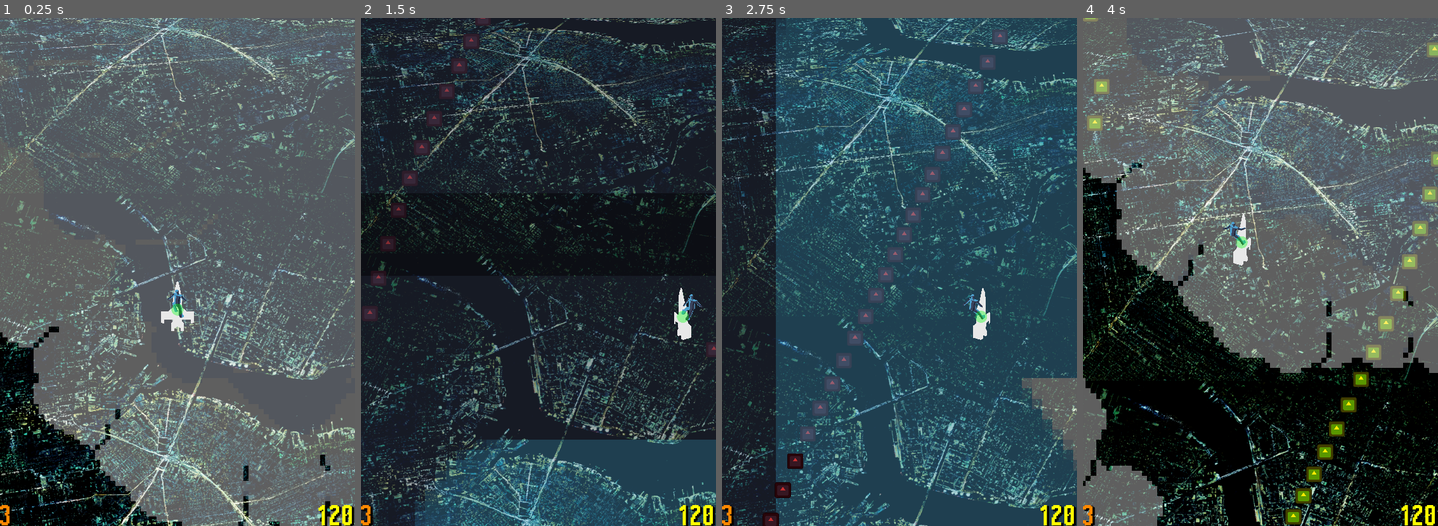
Above: before the commit, frames 1-4 (left to right).
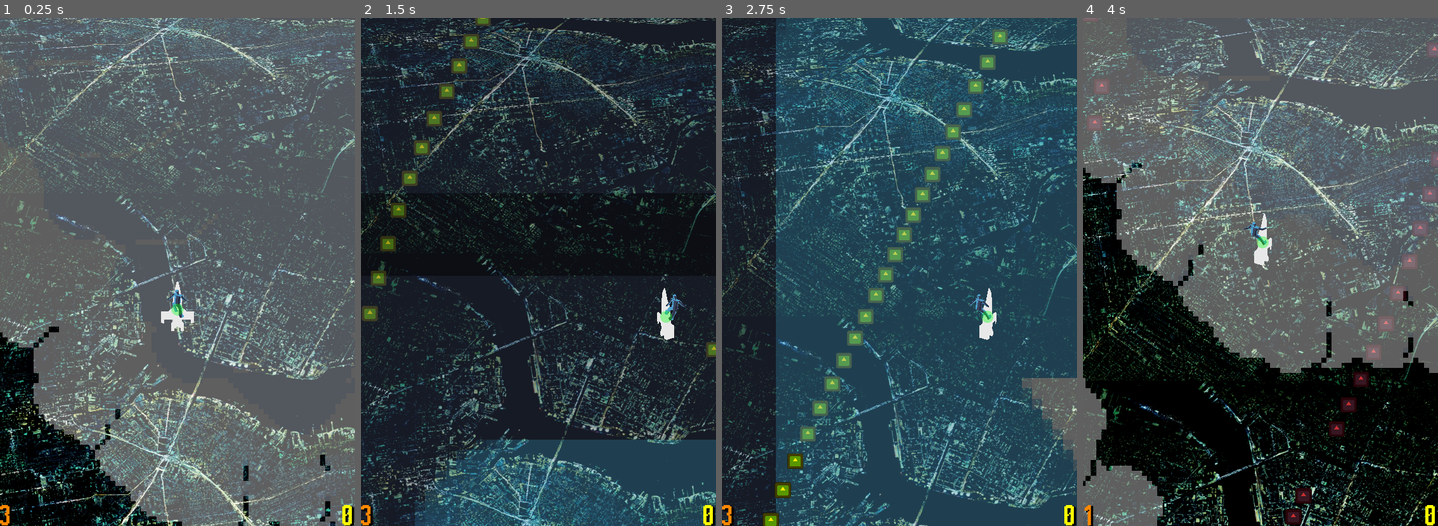
Above: after the commit, the same moments.

Repository: crayonmelon/bigmodejam
Game: Godot game, scene res://scenes/Main_Game.tscn
Same seed, same stepped clock (60 frames per second), same inputs: the game is played once before the commit and once after it. The project has no main scene, so this scene is started directly. The engine's default icon, where the game draws it, is replaced by a stand-in: a white triangle on a blue panel in a dark square.
Inputs:
- Up to frame 1 (0.25 s): no input
- Up to frame 2 (1.5 s): hold D (RIGHT) 0.53-1.28 s; hold Space (SHOOT) 0.53-1.28 s; hold S (DOWN) from 1.28 s (still down); tap E (SWAP) at 1.35 s
- Up to frame 3 (2.75 s): release S (DOWN) at 2.03 s; hold D (RIGHT) from 2.03 s (still down); hold Space (SHOOT) from 2.03 s (still down)
- Up to frame 4 (4 s): release D (RIGHT) at 2.78 s; release Space (SHOOT) at 2.78 s; hold W (UP) 2.78-3.53 s; tap E (SWAP) at 2.85 s; hold A (LEFT) from 3.53 s (still down); hold Space (SHOOT) from 3.53 s (still down)

The runs differ from the first frame. In frame 1, 0.2% of the frame differs, in the area x 89-97%, y 95-100%; in frame 2, 2.2%; in frame 3, 3.3%, in the area x 11-97%, y 2-100%; in frame 4, 3.0%.

Commit message:
enemy and coin collision sorted

Diff:
--- /dev/null
+++ b/scenes/HitArea.gd
@@ -0,0 +1,12 @@
+extends Area3D
+
+func _on_area_entered(area):
+
+	if area.collision_layer == 2:
+		GameManager._chainge_health_val(-1)
+	elif area.collision_layer == 4:
+		GameManager._chainge_coin_val(1)
+	else:
+		return
+
+	area.queue_free()
--- a/scenes/Main_Game.tscn
+++ b/scenes/Main_Game.tscn
@@ -1,13 +1,15 @@
-[gd_scene load_steps=18 format=3 uid="uid://dmb5wisxuvxdi"]
+[gd_scene load_steps=20 format=3 uid="uid://cipvv00ugvtnm"]
 
 [ext_resource type="PackedScene" uid="uid://cpnbohmnn2bop" path="res://scenes/player.tscn" id="1_j12px"]
-[ext_resource type="Texture2D" uid="uid://ds2fu658sjuy0" path="res://sprites/Citymap001.png" id="2_p2oiy"]
+[ext_resource type="Texture2D" uid="uid://fkmovwrn6mp4" path="res://sprites/Citymap001.png" id="2_p2oiy"]
 [ext_resource type="Script" path="res://scripts/TextureScroll.gd" id="3_q0y32"]
-[ext_resource type="Texture2D" uid="uid://cbl4b722hcnew" path="res://sprites/Cloud_layer_002.png" id="4_5jvtx"]
-[ext_resource type="Texture2D" uid="uid://jvhec3shcns7" path="res://sprites/Cloud_layer_001.png" id="4_kgx1p"]
-[ext_resource type="Texture2D" uid="uid://do6jkd6vp742o" path="res://sprites/icon.svg" id="5_7f0eh"]
+[ext_resource type="Texture2D" uid="uid://dt0srnvy2x5of" path="res://sprites/Cloud_layer_002.png" id="4_5jvtx"]
+[ext_resource type="Texture2D" uid="uid://c75cgqinalvl5" path="res://sprites/Cloud_layer_001.png" id="4_kgx1p"]
+[ext_resource type="Texture2D" uid="uid://b282n846usqle" path="res://sprites/icon.svg" id="5_7f0eh"]
 [ext_resource type="PackedScene" uid="uid://47oueet4y5dn" path="res://scenes/enemy_path.tscn" id="6_bhilo"]
-[ext_resource type="FontFile" uid="uid://c2esusx06bivb" path="res://font/Starting Machine.ttf" id="8_8aska"]
+[ext_resource type="FontFile" uid="uid://c8v3m21p1rqhp" path="res://font/Starting Machine.ttf" id="8_8aska"]
+[ext_resource type="Script" path="res://scenes/Update_coin_text.gd" id="10_wd8cs"]
+[ext_resource type="Script" path="res://scenes/UpdateHealthText.gd" id="11_2nh5u"]
 
 [sub_resource type="Environment" id="Environment_0mt7r"]
 ambient_light_source = 2
@@ -177,6 +179,7 @@
 text = "120"
 horizontal_alignment = 2
 vertical_alignment = 1
+script = ExtResource("10_wd8cs")
 
 [node name="Health" type="Label" parent="CanvasLayer"]
 texture_filter = 1
@@ -196,3 +199,4 @@
 theme_override_font_sizes/font_size = 16
 text = "3"
 vertical_alignment = 1
+script = ExtResource("11_2nh5u")
--- a/scenes/MoveDownScreen.gd
+++ b/scenes/MoveDownScreen.gd
@@ -14,8 +14,8 @@
 func _mode_swap(is_heaven):
 
 	if is_heaven:
+		collision_layer = 4
+		$Sprite3D.modulate = Color.GOLD
+	else:
 		collision_layer = 2
 		$Sprite3D.modulate = Color.BROWN
-	else:
-		collision_layer = 4
-		$Sprite3D.modulate = Color.GOLD
--- /dev/null
+++ b/scenes/UpdateHealthText.gd
@@ -0,0 +1,8 @@
+extends Label
+
+func _ready():
+	update_text()
+	GameManager.Health_Updated.connect(update_text)
+
+func update_text():
+	text = str(GameManager.health)
--- /dev/null
+++ b/scenes/Update_C.gd
@@ -0,0 +1,11 @@
+extends CanvasLayer
+
+
+# Called when the node enters the scene tree for the first time.
+func _ready():
+	pass # Replace with function body.
+
+
+# Called every frame. 'delta' is the elapsed time since the previous frame.
+func _process(delta):
+	pass
--- /dev/null
+++ b/scenes/Update_coin_text.gd
@@ -0,0 +1,8 @@
+extends Label
+
+func _ready():
+	update_text()
+	GameManager.Coin_Updated.connect(update_text)
+
+func update_text():
+	text = str(GameManager.coin)
--- a/scenes/player.tscn
+++ b/scenes/player.tscn
@@ -1,13 +1,14 @@
-[gd_scene load_steps=30 format=3 uid="uid://cpnbohmnn2bop"]
+[gd_scene load_steps=31 format=3 uid="uid://cpnbohmnn2bop"]
 
 [ext_resource type="Script" path="res://scripts/PlayerController.gd" id="1_0vmp4"]
-[ext_resource type="Texture2D" uid="uid://do6jkd6vp742o" path="res://sprites/icon.svg" id="2_xde30"]
+[ext_resource type="Texture2D" uid="uid://b282n846usqle" path="res://sprites/icon.svg" id="2_xde30"]
 [ext_resource type="Animation" uid="uid://b60dd6tyg338v" path="res://models/Ship/animations/ship_idle.res" id="3_7mfbl"]
 [ext_resource type="Animation" uid="uid://oinin1gmbyd" path="res://models/Ship/animations/ship_move_backward.res" id="3_ufjig"]
 [ext_resource type="Animation" uid="uid://ns2rrrgfvfkw" path="res://models/Ship/animations/ship_move_forward.res" id="4_hhb6c"]
 [ext_resource type="Animation" uid="uid://ea4s7on7db2r" path="res://models/Ship/animations/ship_move_left.res" id="5_5x55n"]
 [ext_resource type="Animation" uid="uid://cmb6wbvje4s5n" path="res://models/Ship/animations/ship_move_right.res" id="6_0ifs6"]
-[ext_resource type="Texture2D" uid="uid://bvrfcoryrh8ol" path="res://sprites/circle.png" id="8_ohe2o"]
+[ext_resource type="Script" path="res://scenes/HitArea.gd" id="8_07g13"]
+[ext_resource type="Texture2D" uid="uid://4tl4xjnmohai" path="res://sprites/circle.png" id="8_ohe2o"]
 
 [sub_resource type="StandardMaterial3D" id="StandardMaterial3D_3trem"]
 resource_name = "Material"
@@ -367,7 +368,7 @@
 bones/0/rest = Transform3D(1, -4.96308e-23, -4.96308e-23, -4.96308e-23, -1, 2.1467e-07, -4.96308e-23, -2.1467e-07, -1, 0, 0.337975, 0.0458548)
 bones/0/enabled = true
 bones/0/position = Vector3(0, 0.337975, 0.0458548)
-bones/0/rotation = Quaternion(0.949357, -0.312227, -0.0104266, -0.0335699)
+bones/0/rotation = Quaternion(-0.949525, 0.312475, 0.010475, 0.033475)
 bones/0/scale = Vector3(1, 1, 1)
 bones/1/name = "hip.L"
 bones/1/parent = 0
@@ -381,14 +382,14 @@
 bones/2/rest = Transform3D(0.996264, 0.0863613, -3.01246e-05, -0.0649133, 0.74907, 0.659303, 0.0569608, -0.656838, 0.751877, 4.76837e-07, 0.848528, 0)
 bones/2/enabled = true
 bones/2/position = Vector3(4.76837e-07, 0.848528, 0)
-bones/2/rotation = Quaternion(0.188166, -0.40936, -0.449338, 0.771436)
+bones/2/rotation = Quaternion(0.188475, -0.409525, -0.449525, 0.771475)
 bones/2/scale = Vector3(1, 1, 1)
 bones/3/name = "shin.L"
 bones/3/parent = 2
 bones/3/rest = Transform3D(0.987062, -0.160239, -0.00562314, 0.160262, 0.984918, 0.0652175, -0.00491204, -0.065275, 0.997855, 5.89527e-07, 1.89069, -1.03464e-08)
 bones/3/enabled = true
 bones/3/position = Vector3(5.89527e-07, 1.89069, -1.03464e-08)
-bones/3/rotation = Quaternion(-0.414422, -0.0654647, 0.693385, 0.58582)
+bones/3/rotation = Quaternion(-0.414525, -0.065525, 0.693475, 0.585475)
 bones/3/scale = Vector3(1, 1, 1)
 bones/4/name = "foot.L"
 bones/4/parent = 3
@@ -402,7 +403,7 @@
 bones/5/rest = Transform3D(1, -7.10543e-15, -2.38419e-07, 1.68587e-07, 0.707107, 0.707107, 1.68587e-07, -0.707107, 0.707107, 0, 0.8, 1.52454e-10)
 bones/5/enabled = true
 bones/5/position = Vector3(0, 0.8, 1.52454e-10)
-bones/5/rotation = Quaternion(-0.371559, 0.242549, -0.0524315, 0.894631)
+bones/5/rotation = Quaternion(-0.371525, 0.242475, -0.052525, 0.894475)
 bones/5/scale = Vector3(1, 1, 1)
 bones/6/name = "thigh.R"
 bones/6/parent = 5
@@ -444,7 +445,7 @@
 bones/11/rest = Transform3D(1, 0, 0, 0, 1, 0, 0, 0, 1, 0, 0.337975, 0.0458548)
 bones/11/enabled = true
 bones/11/position = Vector3(0, 0.337975, 0.0458548)
-bones/11/rotation = Quaternion(-0.0578389, -0.285589, -0.111087, 0.950133)
+bones/11/rotation = Quaternion(-0.0373506, -0.288772, -0.199582, 0.935619)
 bones/11/scale = Vector3(1, 1, 1)
 bones/12/name = "upTorso"
 bones/12/parent = 11
@@ -465,7 +466,7 @@
 bones/14/rest = Transform3D(1, 2.37262e-07, 2.14963e-07, -2.37262e-07, 0.0983797, 0.995149, 2.14963e-07, -0.995149, 0.0983797, 1.34327e-07, 1.51327, 1.09032e-07)
 bones/14/enabled = true
 bones/14/position = Vector3(1.34327e-07, 1.51327, 1.09032e-07)
-bones/14/rotation = Quaternion(-0.566676, 0.0572396, 0.137591, 0.810352)
+bones/14/rotation = Quaternion(-0.538757, 0.0560887, 0.141405, 0.828613)
 bones/14/scale = Vector3(1, 1, 1)
 bones/15/name = "foreArm.L"
 bones/15/parent = 14
@@ -486,7 +487,7 @@
 bones/17/rest = Transform3D(1, -1.1863e-06, 1.07482e-06, 1.18631e-06, 0.0983797, -0.995149, 1.07481e-06, 0.995149, 0.0983797, 2.85238e-07, 1.51327, 1.30517e-06)
 bones/17/enabled = true
 bones/17/position = Vector3(2.85238e-07, 1.51327, 1.30517e-06)
-bones/17/rotation = Quaternion(0.509411, 0.0724139, -0.0472314, 0.856169)
+bones/17/rotation = Quaternion(0.398644, 0.133054, -0.00845648, 0.907363)
 bones/17/scale = Vector3(1, 1, 1)
 bones/18/name = "foreArm.R"
 bones/18/parent = 17
@@ -535,12 +536,14 @@
 "": SubResource("AnimationLibrary_upwpg")
 }
 
-[node name="Area3d" type="Area3D" parent="."]
-
-[node name="CollisionShape3D" type="CollisionShape3D" parent="Area3d"]
+[node name="HitArea" type="Area3D" parent="."]
+collision_mask = 6
+script = ExtResource("8_07g13")
+
+[node name="CollisionShape3D" type="CollisionShape3D" parent="HitArea"]
 shape = SubResource("SphereShape3D_fk7ki")
 
-[node name="Sprite3D" type="Sprite3D" parent="Area3d"]
+[node name="Sprite3D" type="Sprite3D" parent="HitArea"]
 transform = Transform3D(-1.5, -2.26494e-07, -9.90035e-15, 6.35275e-22, -6.55671e-08, 1.5, -2.26494e-07, 1.5, 6.55671e-08, 0, 0, 0)
 modulate = Color(0, 1, 0.0509804, 0.360784)
 billboard = 1
@@ -548,3 +551,6 @@
 no_depth_test = true
 texture_filter = 0
 texture = ExtResource("8_ohe2o")
+
+[connection signal="area_entered" from="HitArea" to="." method="_on_hit_area_area_entered"]
+[connection signal="area_entered" from="HitArea" to="HitArea" method="_on_area_entered"]
--- a/scripts/GameManager.gd
+++ b/scripts/GameManager.gd
@@ -1,6 +1,13 @@
 extends Node3D
 
 signal Swap_Mode
+
+signal Coin_Updated
+signal Health_Updated
+
+var max_health = 3
+var health = max_health
+var coin = 0
 
 const WORLD_BORDER_X_MIN = -14
 const WORLD_BORDER_X_MAX = 14
@@ -16,3 +23,19 @@
 		is_heaven = !is_heaven
 
 		Swap_Mode.emit(is_heaven)
+
+func _chainge_coin_val(value):
+	coin += value
+	Coin_Updated.emit()
+
+func _chainge_health_val(value):
+	health += value
+	Health_Updated.emit()
+
+func _set_health(value):
+	health = value
+	Health_Updated.emit()
+
+func _set_coin(value):
+	coin = value
+	Coin_Updated.emit()
--- a/scripts/PlayerController.gd
+++ b/scripts/PlayerController.gd
@@ -1,7 +1,7 @@
 extends CharacterBody3D
 
 const SPEED = 10
-const HEAVEN_SPEED = 30
+const HEAVEN_SPEED = 20
 
 @onready var ship_model = $ship_idle/plane_2
 @onready var animation_tree = $ship_idle/AnimationPlayer/AnimationTree
@@ -74,7 +74,6 @@
 
 	move_and_slide()
 
-
 func _input(event):
 
 	if event.is_action_pressed("SHOOT") && GameManager.is_heaven:
@@ -82,5 +81,4 @@
 		direction_hell = direction_hell*-1
 
 func change_direction(left):
-	print("wuhay")
 	direction_hell = Vector3(1, 0, 0) if left else Vector3(-1, 0, 0)
Not shown: 1 places in scenes/enemy.tscn that only renumber resources
